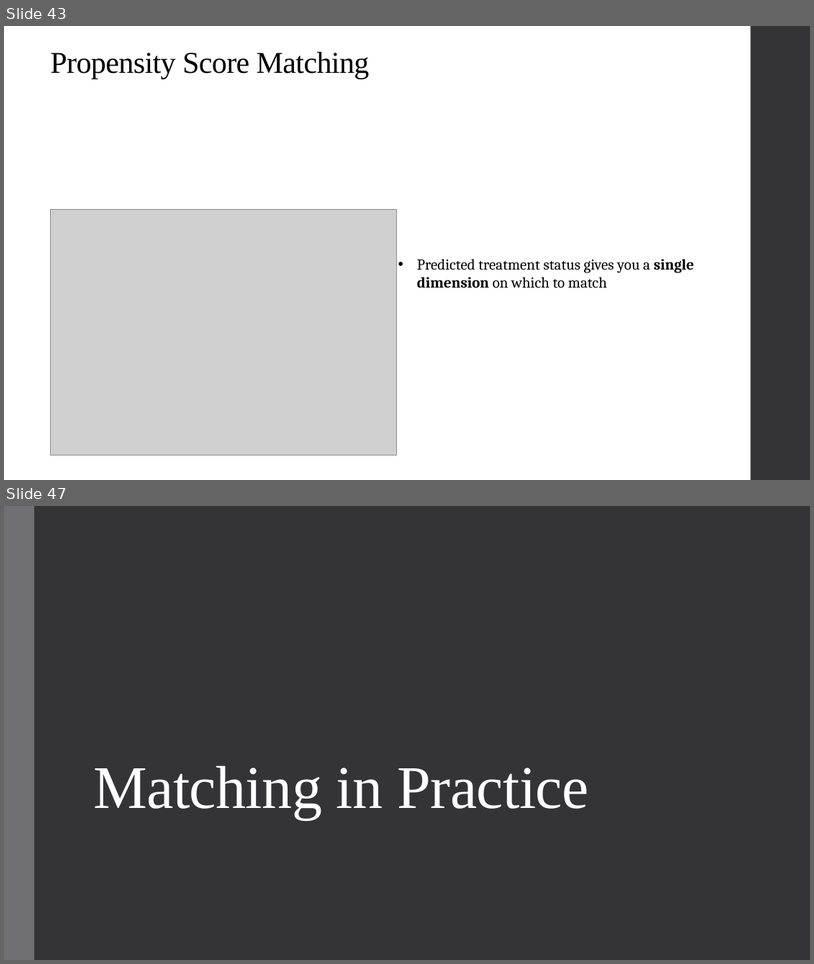
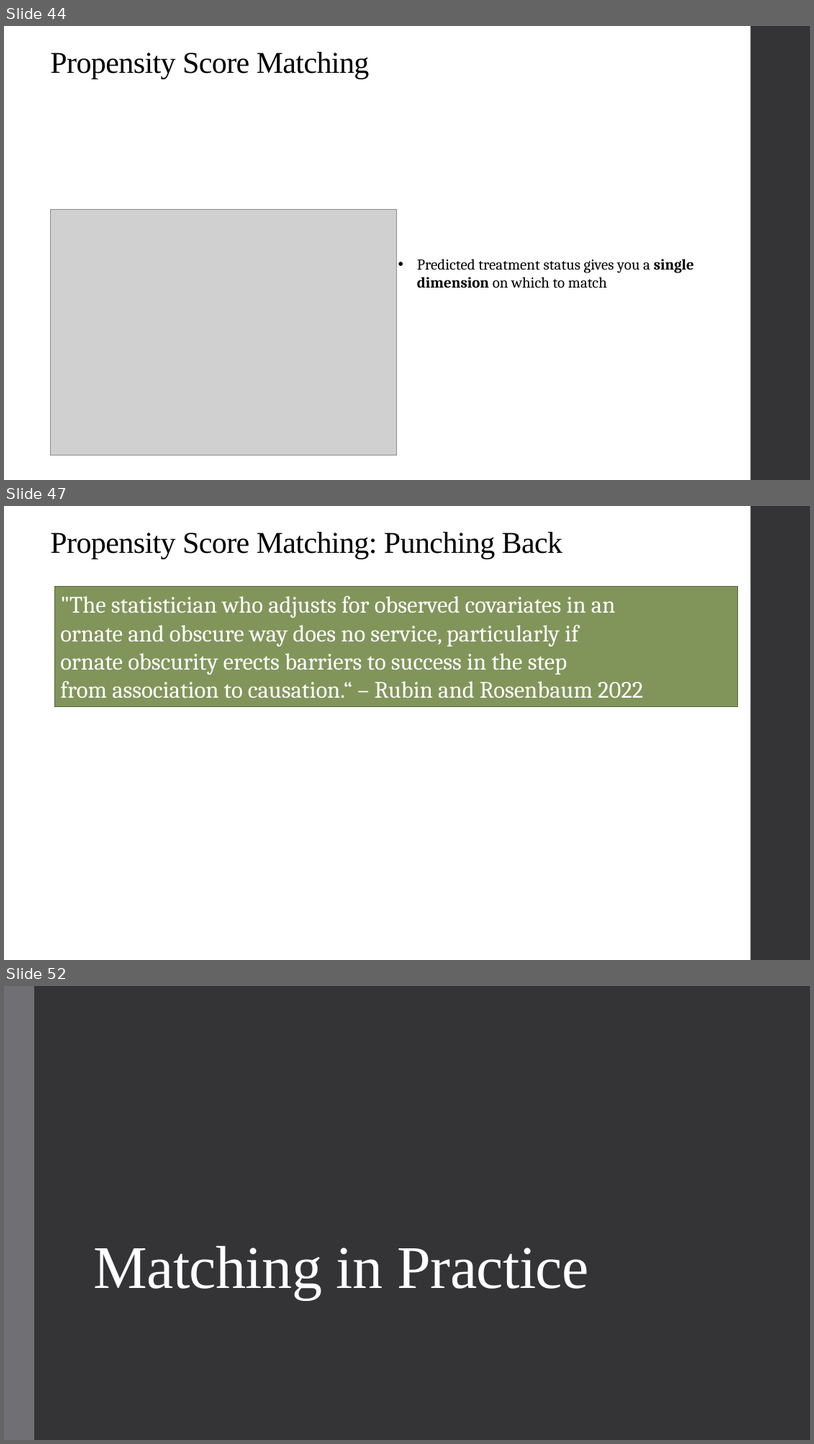
Before and after one commit to qiufei/fork-HAD5744, a slide deck: Lecture05_Matching/Lecture5_Matching_2022F.pptx. Shown one above the other, each under a label of ours: slides 43 and 47 before the commit, slides 44, 47 and 52 after it; the slides between them are not shown. The pictures are 814x964 and 814x1444 pixels, drawn with LibreOffice and Linux fonts; fonts in the diff are those of the drawing; grey boxes stand for pictures. Boxes give left, top, right and bottom in pixels: in the first picture for what was removed or moved away, otherwise in the second. Text is boxed around its words. In the diff, an @@ line names an element or a change of style, - is before the commit and + after.

```diff
--- a/Lecture05_Matching/Lecture5_Matching_2022F.pptx
+++ b/Lecture05_Matching/Lecture5_Matching_2022F.pptx
@@ slide 47 added at <box>4,506,810,960</box>, background #FFFFFF; not listed: 1 template element that a slide beside it also shows @@
@@ title added at <box>50,532,563,559</box>, 36 pt, text #000000 @@
+Propensity Score Matching: Punching Back
@@ rectangle added at <box>54,587,738,707</box>, fill #81955B, outline #56633D 0.75 pt, 28 pt, text #FFFFFF @@
+"The statistician who adjusts for observed covariates in an
+ornate and obscure way does no service, particularly if
+ornate obscurity erects barriers to success in the step
+from association to causation.“ – Rubin and Rosenbaum 2022
@@ what was slide 43 is now slide 44 @@
@@ what was slide 47 is now slide 52 @@
```
Also in this commit, not shown: 14 slides changed, 7 other slides added, 1 slide removed, 2 other files.
